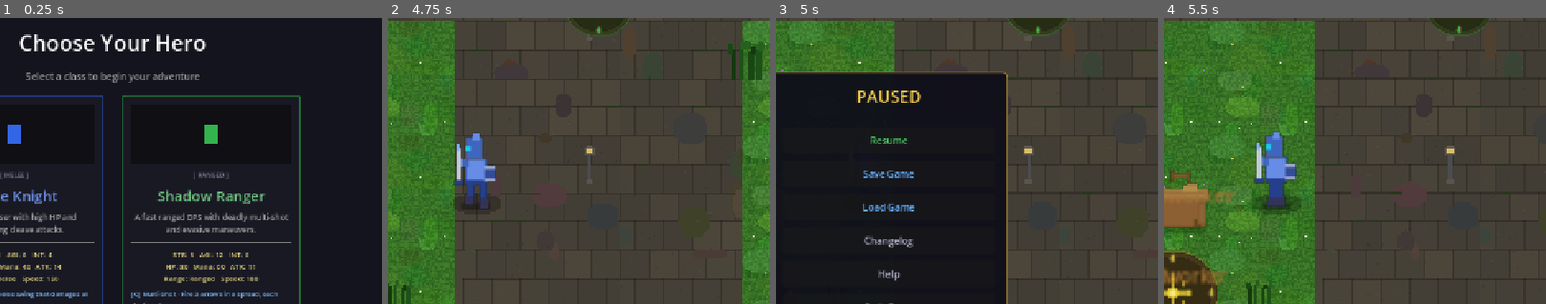
Above: before the commit, frames 1-4 (left to right).
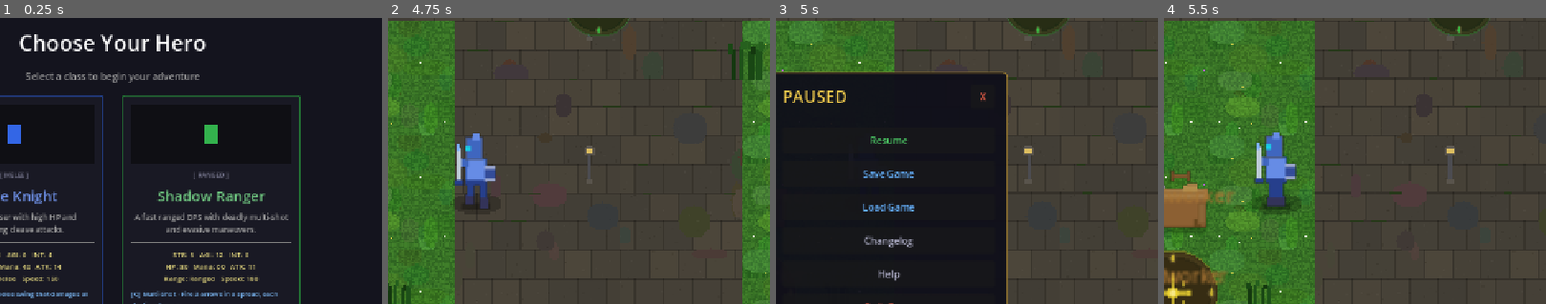
Above: after the commit, the same moments.

Repository: slxny/legends-open-rpg
Game: Godot game, scene res://scenes/main.tscn
Two runs of this game, one before a commit and one after it. Both use one fixed random seed, a clock stepped at 60 frames per second and the inputs below.
Inputs (mouse positions are % of the whole screen's width and height, from its top left):
- Up to frame 1 (0.25 s): no input
- Up to frame 2 (4.75 s): click "SELECT" at 0.5 s; tap Enter at 1.25 s; drag from (7, 92) to (50, 66) at 1.27 s; drag from (30, 55) to (50, 43) at 2.02 s; move the mouse to (60, 28) at 2.77 s; hold D (move_right) 2.78-3.5 s; hold Space (attack) 2.78-3.5 s; drag from (45, 70) to (14, 84) at 3.52 s; move the mouse to (80, 65) at 4.27 s; hold A (move_left) from 4.28 s (still down); tap 1 at 4.35 s
- Up to frame 3 (5 s): keep holding A (move_left); tap Escape (ui_cancel) at 4.9 s
- Up to frame 4 (5.5 s): release A (move_left) at 5 s; click "Resume" (after the commit: "X") at 5 s
The pictures show only the part of the screen within x 35-85%, y 18-68%; the shares and areas given below are measured in that part.

Frames 1-2 are identical in both runs. In frame 3, 0.9% of the frame differs, in the area x 2-55%, y 25-30%; in frame 4, nothing differs.

Commit message:
Add close X button to pause menu top bar
The pause menu now has a close "X" button in the top right corner,
matching the layout pattern used by all other dialogs (shop, armory,
tavern, etc.). The button sits in a TopBar HBoxContainer alongside
the "PAUSED" title, with a spacer in between. Includes mobile-responsive
sizing.

https://claude.ai/code/session_01CP5W67rRL6t2eWDpwfJ5sK

Diff:
--- a/scenes/ui/pause_menu.gd
+++ b/scenes/ui/pause_menu.gd
@@ -70,13 +70,28 @@
 	vbox.add_theme_constant_override("separation", 16 if _is_mobile else 12)
 	vbox.alignment = BoxContainer.ALIGNMENT_CENTER
 
-	# Title
+	# Top bar with title and close button
+	var top_bar = HBoxContainer.new()
+
 	var title = Label.new()
 	title.text = "PAUSED"
-	title.horizontal_alignment = HORIZONTAL_ALIGNMENT_CENTER
 	title.add_theme_font_size_override("font_size", 64 if _is_mobile else 28)
 	title.add_theme_color_override("font_color", Color(0.95, 0.8, 0.3))
-	vbox.add_child(title)
+	top_bar.add_child(title)
+
+	var spacer = Control.new()
+	spacer.size_flags_horizontal = Control.SIZE_EXPAND_FILL
+	top_bar.add_child(spacer)
+
+	var close_btn = Button.new()
+	close_btn.text = "X"
+	close_btn.custom_minimum_size = Vector2(120, 64) if _is_mobile else Vector2(40, 32)
+	close_btn.add_theme_font_size_override("font_size", 36 if _is_mobile else 16)
+	close_btn.add_theme_color_override("font_color", Color(1.0, 0.4, 0.3))
+	close_btn.pressed.connect(func(): close())
+	top_bar.add_child(close_btn)
+
+	vbox.add_child(top_bar)
 
 	var sep = HSeparator.new()
 	sep.add_theme_constant_override("separation", 8)
